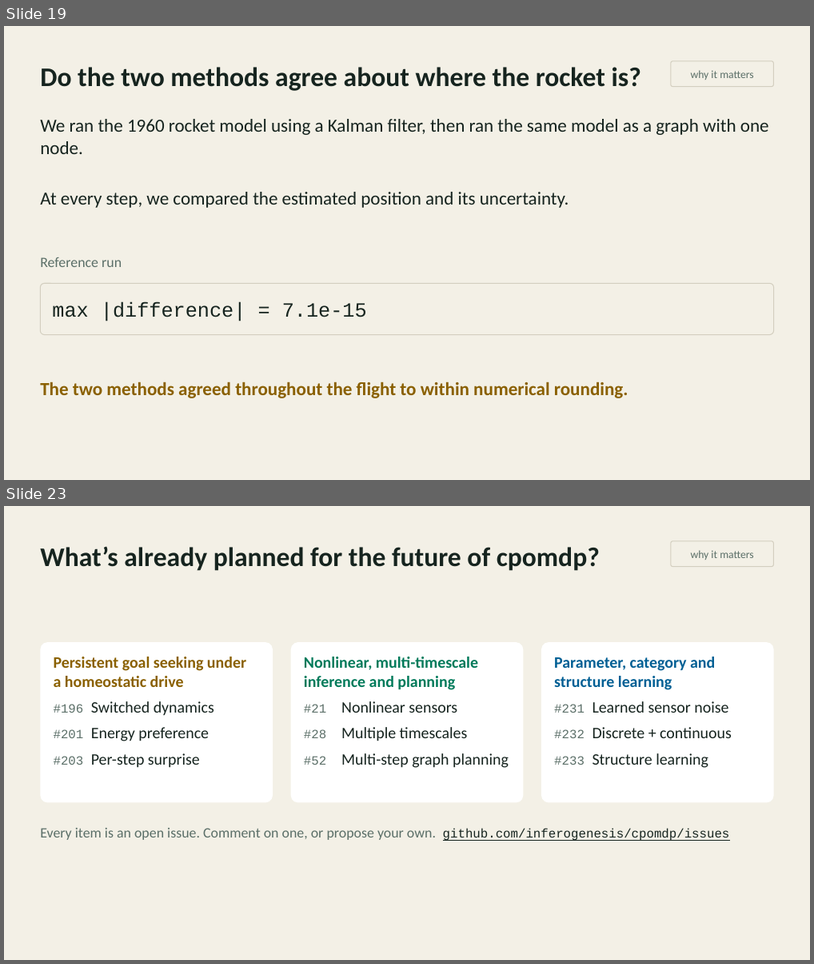
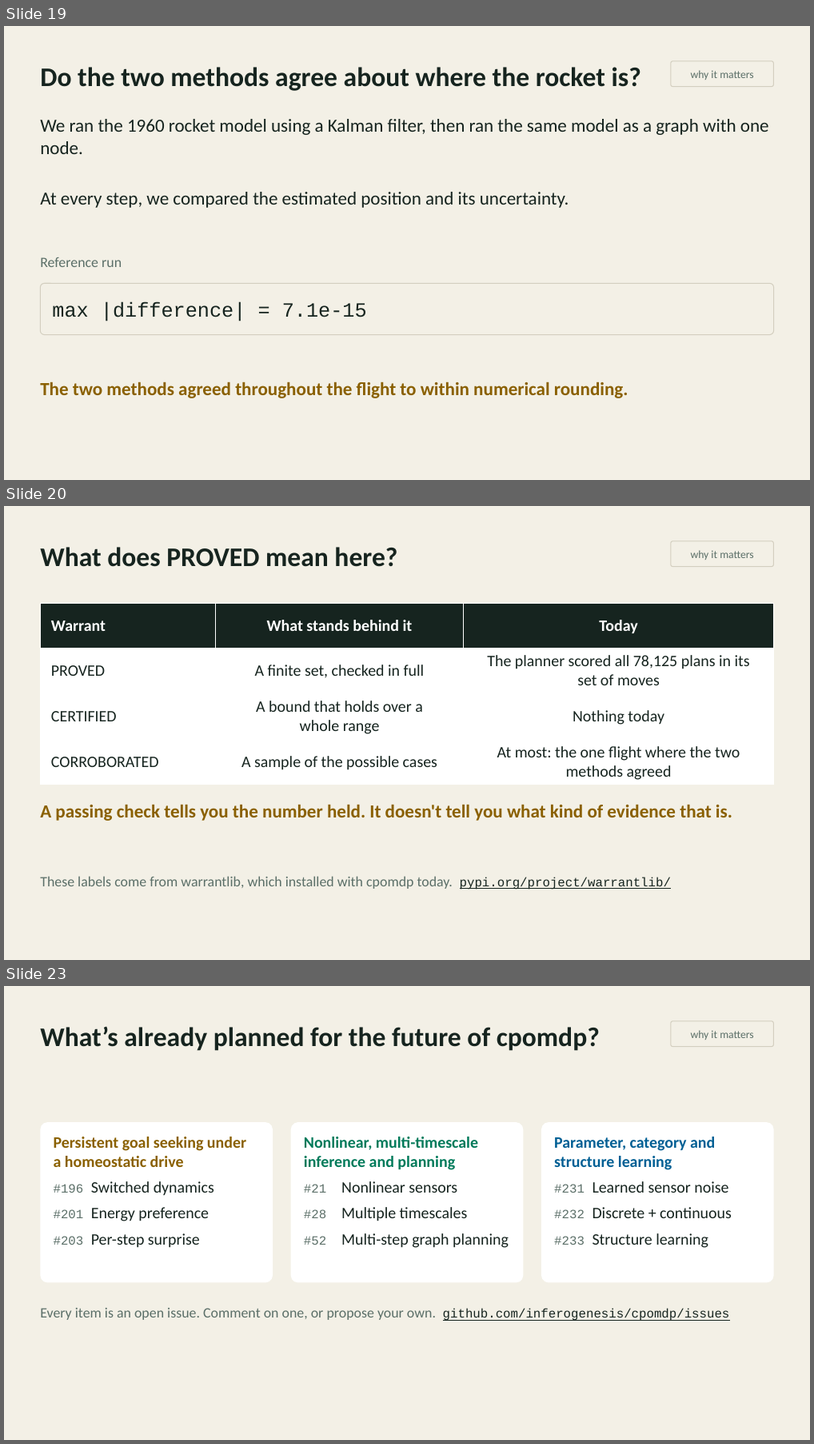
Before and after one commit to inferogenesis/cpomdp-workshop, a slide deck: deck/cpomdp_symposium_2026.pptx. Shown one above the other, each under a label of ours: slides 19 and 23 before the commit, slides 19, 20 and 23 after it; the slides between them are not shown. The pictures are 814x964 and 814x1444 pixels, drawn with LibreOffice and Linux fonts; fonts in the diff are those of the drawing. Boxes give left, top, right and bottom in pixels: in the first picture for what was removed or moved away, otherwise in the second. Text is boxed around its words. In the diff, an @@ line names an element or a change of style, - is before the commit and + after.

Commit message:
feat: explain the warrants on slide 20 and list slides 21 and 22 like the roadmap
Slide 20 keeps its title and now shows one row per warrant, with the
evidence behind each of the final cell's two checks, and names warrantlib.
Slides 21 and 22 take the roadmap's layout: three cards of three one-line
items and a footer link. Slide 22 leads with message passing on factor
graphs and swaps its warrant item for declared factors and channels.

```diff
--- a/deck/cpomdp_symposium_2026.pptx
+++ b/deck/cpomdp_symposium_2026.pptx
@@ slide 20 added at (4,506,810,960), background #F3F0E6 @@
@@ text added at (40,547,398,567), 32 pt, text #16241F, bold @@
+What does PROVED mean here?
@@ rounded rectangle added at (671,541,774,567), outline #D3CEBF 1 pt, 13 pt, text #5B6F68 @@
+why it matters
@@ table added at (40,603,774,784), 4 rows, 3 columns @@
+Warrant | What stands behind it | Today
+PROVED | A finite set, checked in full | The planner scored all 78,125 plans in its set of moves
+CERTIFIED | A bound that holds over a whole range | Nothing today
+CORROBORATED | A sample of the possible cases | At most: the one flight where the two methods agreed
@@ text added at (40,804,733,820), 22 pt, text #8A6000, bold @@
+A passing check tells you the number held. It doesn't tell you what kind of evidence that is.
@@ text added at (40,876,671,889), 17 pt, text #5B6F68 @@
+These labels come from warrantlib, which installed with cpomdp today. pypi.org/project/warrantlib/
```
Also in this commit, not shown: 2 slides changed, 1 slide removed, 2 other files.
